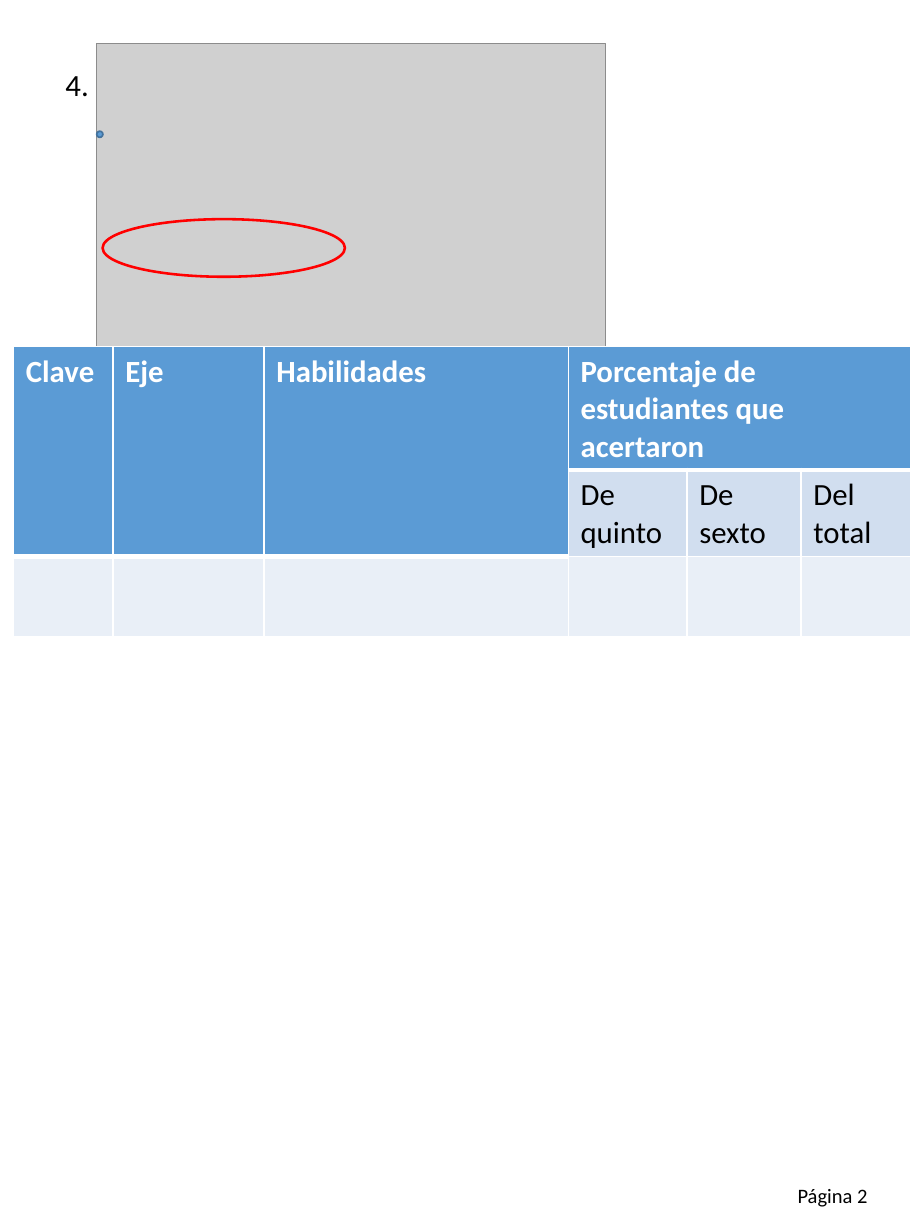
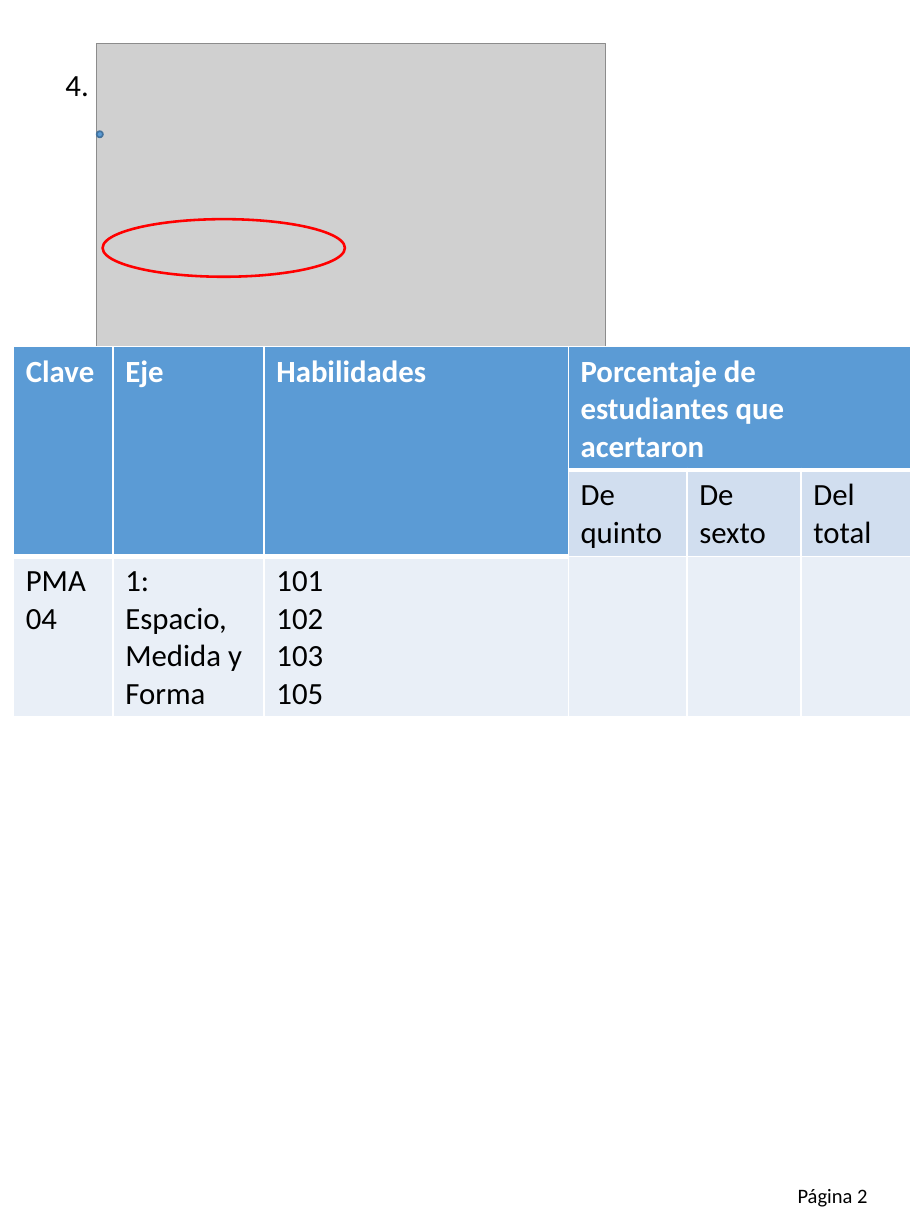
Before and after one commit to Adrifelcha/afchavez-019, a slide deck: slide 7 of Lancaster/Reporte_02_Q-Preliminar/Info_per_Item.pptx. Drawn at 924x1232 pixels with LibreOffice and Linux fonts; fonts in the diff are those of the drawing; grey boxes stand for pictures. Boxes give left, top, right and bottom in pixels: in the first picture for what was removed or moved away, otherwise in the second. Text is boxed around its words. In the diff, an @@ line names an element or a change of style, - is before the commit and + after.

```diff
--- a/Lancaster/Reporte_02_Q-Preliminar/Info_per_Item.pptx
+++ b/Lancaster/Reporte_02_Q-Preliminar/Info_per_Item.pptx
@@ table at (14,346,912,709) @@
-row 3:  |  |  |  |  | 
+row 3: PMA04 | 1: / Espacio, Medida y Forma | 101 / 102 / 103 / 105 |  |  | 
```
Also in this commit, not shown: 8 other slides changed, 1 other file.
